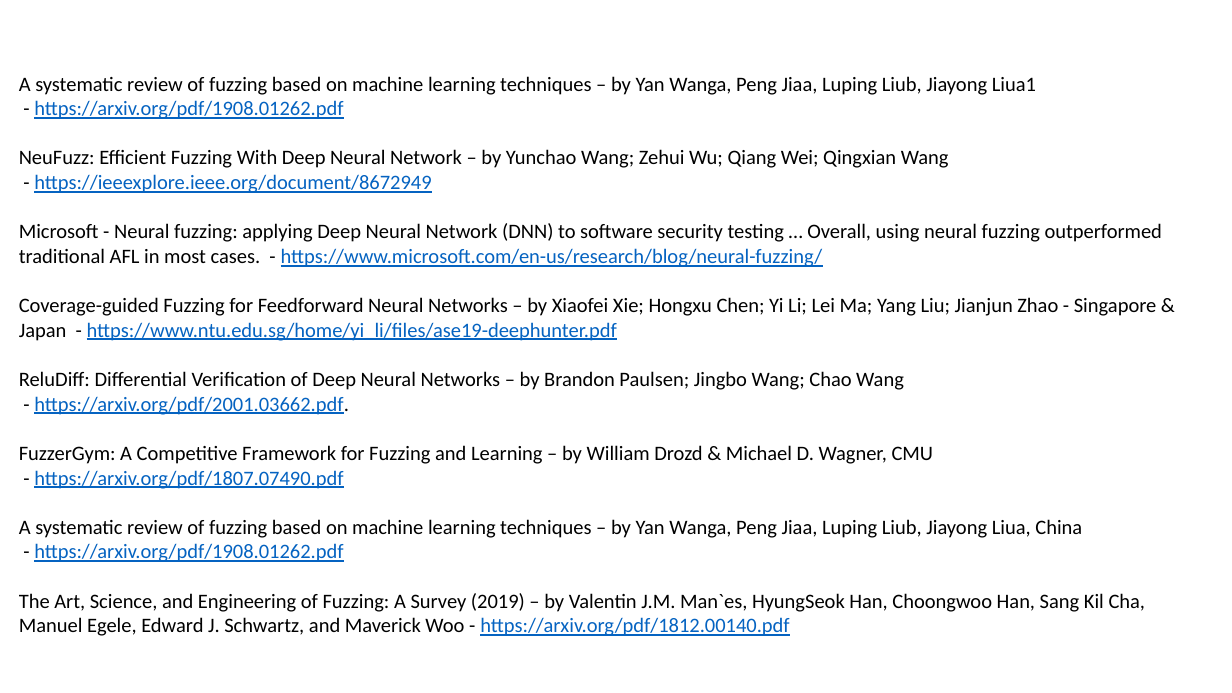
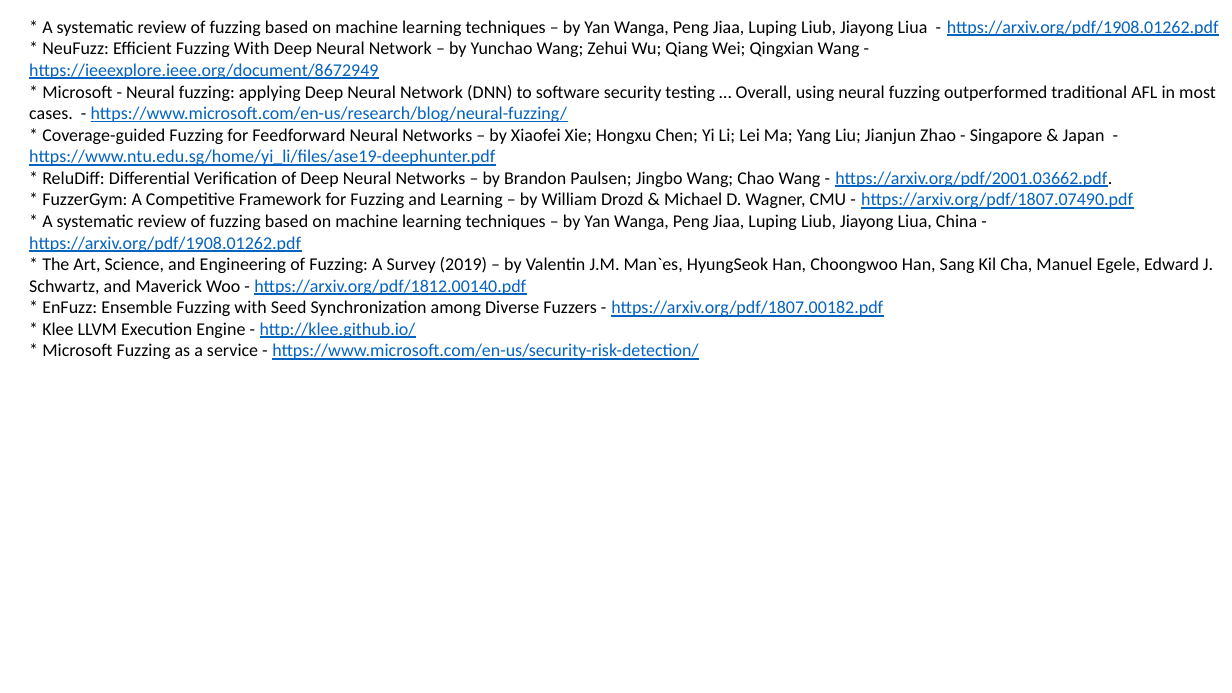
Before and after one commit to lselector/ml_ai_doc, a slide deck: slide 9 of fuzzing.pptx. Drawn at 1232x693 pixels with LibreOffice and Linux fonts; fonts in the diff are those of the drawing. Boxes give left, top, right and bottom in pixels: in the first picture for what was removed or moved away, otherwise in the second. Text is boxed around its words. In the diff, an @@ line names an element or a change of style, - is before the commit and + after.

Commit message:
added links to fuzzing

```diff
--- a/fuzzing.pptx
+++ b/fuzzing.pptx
@@ text at <box>29,20,1219,360</box>: text changed; size 16 to 14 pt @@
-A systematic review of fuzzing based on machine learning techniques – by Yan Wanga, Peng Jiaa, Luping Liub, Jiayong Liua1
-- https://arxiv.org/pdf/1908.01262.pdf
-NeuFuzz: Efficient Fuzzing With Deep Neural Network – by Yunchao Wang; Zehui Wu; Qiang Wei; Qingxian Wang
-- https://ieeexplore.ieee.org/document/8672949
-Microsoft - Neural fuzzing: applying Deep Neural Network (DNN) to software security testing … Overall, using neural fuzzing outperformed traditional AFL in most cases. - https://www.microsoft.com/en-us/research/blog/neural-fuzzing/
-Coverage-guided Fuzzing for Feedforward Neural Networks – by Xiaofei Xie; Hongxu Chen; Yi Li; Lei Ma; Yang Liu; Jianjun Zhao - Singapore & Japan - https://www.ntu.edu.sg/home/yi_li/files/ase19-deephunter.pdf
-ReluDiff: Differential Verification of Deep Neural Networks – by Brandon Paulsen; Jingbo Wang; Chao Wang
-- https://arxiv.org/pdf/2001.03662.pdf.
-FuzzerGym: A Competitive Framework for Fuzzing and Learning – by William Drozd & Michael D. Wagner, CMU
-- https://arxiv.org/pdf/1807.07490.pdf
-A systematic review of fuzzing based on machine learning techniques – by Yan Wanga, Peng Jiaa, Luping Liub, Jiayong Liua, China
-- https://arxiv.org/pdf/1908.01262.pdf
-The Art, Science, and Engineering of Fuzzing: A Survey (2019) – by Valentin J.M. Man`es, HyungSeok Han, Choongwoo Han, Sang Kil Cha, Manuel Egele, Edward J. Schwartz, and Maverick Woo - https://arxiv.org/pdf/1812.00140.pdf
+* A systematic review of fuzzing based on machine learning techniques – by Yan Wanga, Peng Jiaa, Luping Liub, Jiayong Liua - https://arxiv.org/pdf/1908.01262.pdf
+* NeuFuzz: Efficient Fuzzing With Deep Neural Network – by Yunchao Wang; Zehui Wu; Qiang Wei; Qingxian Wang - https://ieeexplore.ieee.org/document/8672949
+* Microsoft - Neural fuzzing: applying Deep Neural Network (DNN) to software security testing … Overall, using neural fuzzing outperformed traditional AFL in most cases. - https://www.microsoft.com/en-us/research/blog/neural-fuzzing/
+* Coverage-guided Fuzzing for Feedforward Neural Networks – by Xiaofei Xie; Hongxu Chen; Yi Li; Lei Ma; Yang Liu; Jianjun Zhao - Singapore & Japan - https://www.ntu.edu.sg/home/yi_li/files/ase19-deephunter.pdf
+* ReluDiff: Differential Verification of Deep Neural Networks – by Brandon Paulsen; Jingbo Wang; Chao Wang - https://arxiv.org/pdf/2001.03662.pdf.
+* FuzzerGym: A Competitive Framework for Fuzzing and Learning – by William Drozd & Michael D. Wagner, CMU - https://arxiv.org/pdf/1807.07490.pdf
+* A systematic review of fuzzing based on machine learning techniques – by Yan Wanga, Peng Jiaa, Luping Liub, Jiayong Liua, China - https://arxiv.org/pdf/1908.01262.pdf
+* The Art, Science, and Engineering of Fuzzing: A Survey (2019) – by Valentin J.M. Man`es, HyungSeok Han, Choongwoo Han, Sang Kil Cha, Manuel Egele, Edward J. Schwartz, and Maverick Woo - https://arxiv.org/pdf/1812.00140.pdf
+* EnFuzz: Ensemble Fuzzing with Seed Synchronization among Diverse Fuzzers - https://arxiv.org/pdf/1807.00182.pdf
+* Klee LLVM Execution Engine - http://klee.github.io/
+* Microsoft Fuzzing as a service - https://www.microsoft.com/en-us/security-risk-detection/
```
Also in this commit, not shown: 1 other file.
